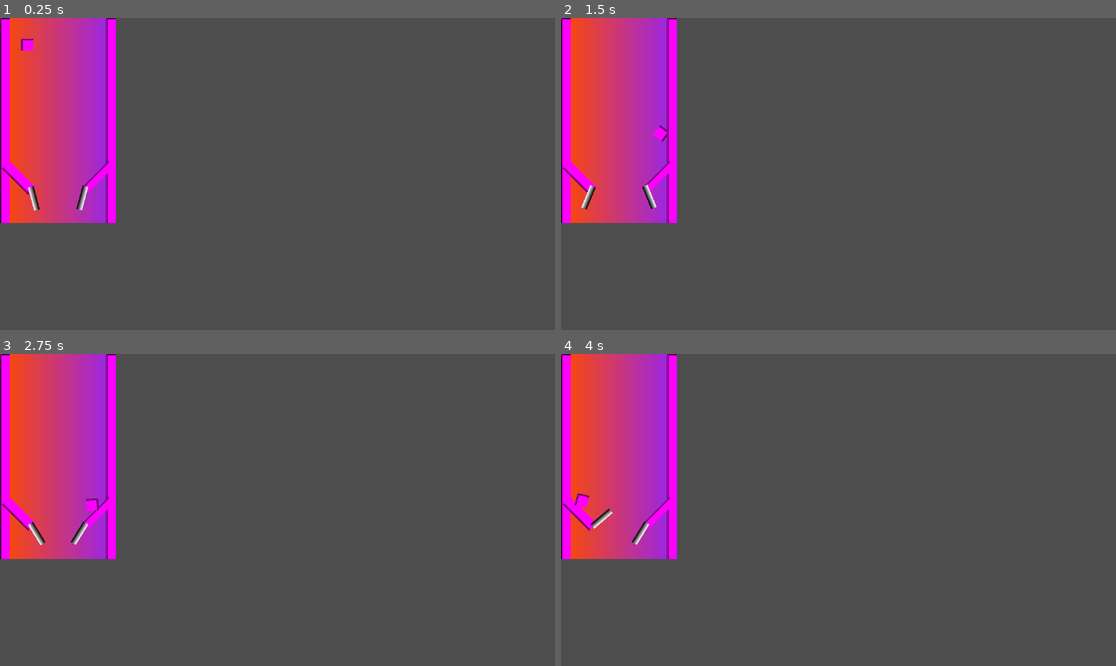
Above: before the commit, frames 1-4 (two rows, left to right).
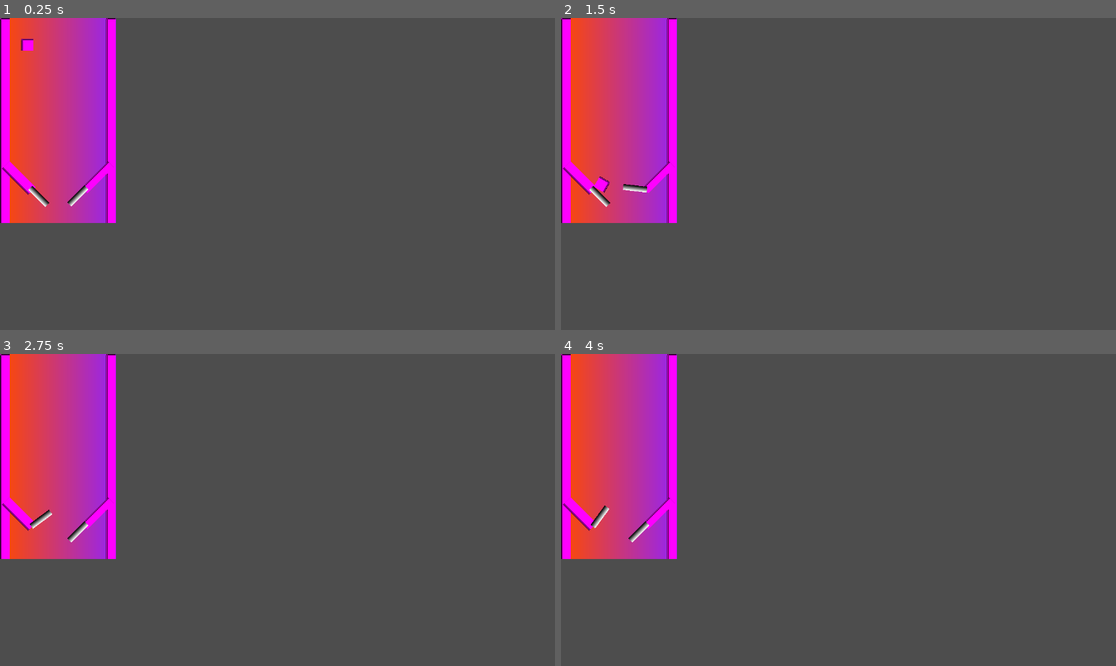
Above: after the commit, the same moments.

Repository: DogeMastr/POV-22
Game: Godot game, scene res://Scenes/PinballBoard.tscn
Same seed, same stepped clock (60 frames per second), same inputs: the game is played once before the commit and once after it.
Inputs (mouse positions are in pixels of both pictures, inside the frame that each line leads up to):
- Up to frame 1 (0.25 s): no input
- Up to frame 2 (1.5 s): move the mouse to (960, 158) at 0.52 s; click (960, 158) at 0.6 s; move the mouse to (727, 189) at 1.27 s; right-click (727, 189) at 1.35 s
- Up to frame 3 (2.75 s): move the mouse to (333, 441) at 2.02 s; click (333, 441) at 2.1 s
- Up to frame 4 (4 s): move the mouse to (810, 572) at 2.77 s; right-click (810, 572) at 2.85 s; move the mouse to (1005, 556) at 3.52 s; click (1005, 556) at 3.6 s

The runs differ from the first frame. In frame 1, 0.3% of the frame differs, in the area x 5-16%, y 53-62%; in frame 2, 0.5%, in the area x 3-20%, y 34-62%; in frame 3, 0.3%; in frame 4, 0.3%.

Commit message:
Fixed flipper kind of?
"FlipperLeft" and "FlipperRight" don't exist as inputs but godot thinks they do

Diff:
--- a/Scripts/pinball_board.gd
+++ b/Scripts/pinball_board.gd
@@ -11,9 +11,8 @@
 var fLeftVel = 0
 var fRightVel = 0
 
-func _ready():
-	pass
-
+func _ready() -> void:
+	restAngle = deg_to_rad(restAngle)
 
 func _process(_delta: float):
 	# LEFT FLIPPER CONTROLS
@@ -31,7 +30,6 @@
 	if Input.is_action_just_pressed("FlipperRight") and FlipperRight.rotation <= -restAngle:
 		fRightVel = flipStrength
 		print(FlipperRight.rotation)
-	pass
 
 	FlipperRight.rotation += fRightVel
 	fRightVel -= flipFalloff
